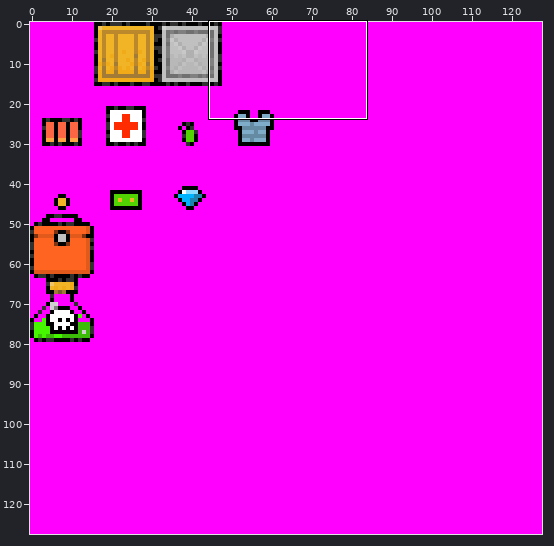
Sprite sheet -- media/image/objects1.png. Above: a wide view before the commit, with the close-up outlined.
Close-up. As it was:
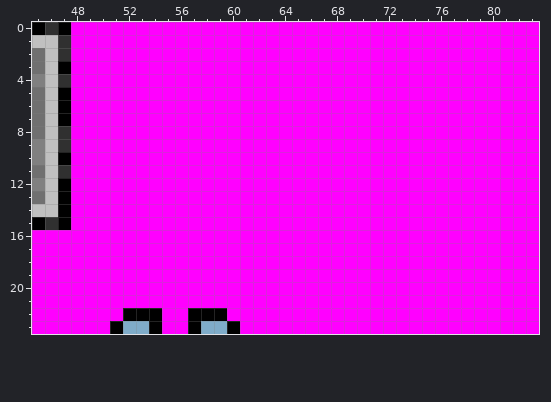
The file is 128x128 pixels. Shown: x 45..83, y 0..23.
After:
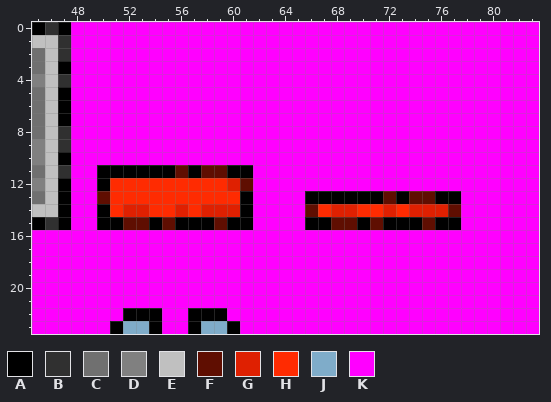
Palette (. is transparent): A #000000  B #303030  C #707070  D #808080  E #c0c0c0  F #5f0e01  G #df2001  H #ff2b01  J #7facc9  K #ff00ff
Edits made:
y 11: x 50..61 KKKKKKKKKKKK -> AAAAAAFAFFAA
y 12: x 50..61 KKKKKKKKKKKK -> AHHHHHHHHHGF
y 13: x 50..61 KKKKKKKKKKKK -> FHHHHHHHHHHA; x 66..77 KKKKKKKKKKKK -> AAAAAAFAFFAA
y 14: x 50..61 KKKKKKKKKKKK -> AHGGHHGHGGGA; x 66..77 KKKKKKKKKKKK -> FHGGHHGHGGGF
y 15: x 50..61 KKKKKKKKKKKK -> AAFFAFAAAFAA; x 66..77 KKKKKKKKKKKK -> AAFFAFAAAFAA
Where, in picture pixels (left, top, right, bottom), the same in both close-ups:
changed: (97, 165, 253, 230)
changed: (305, 191, 461, 230)
